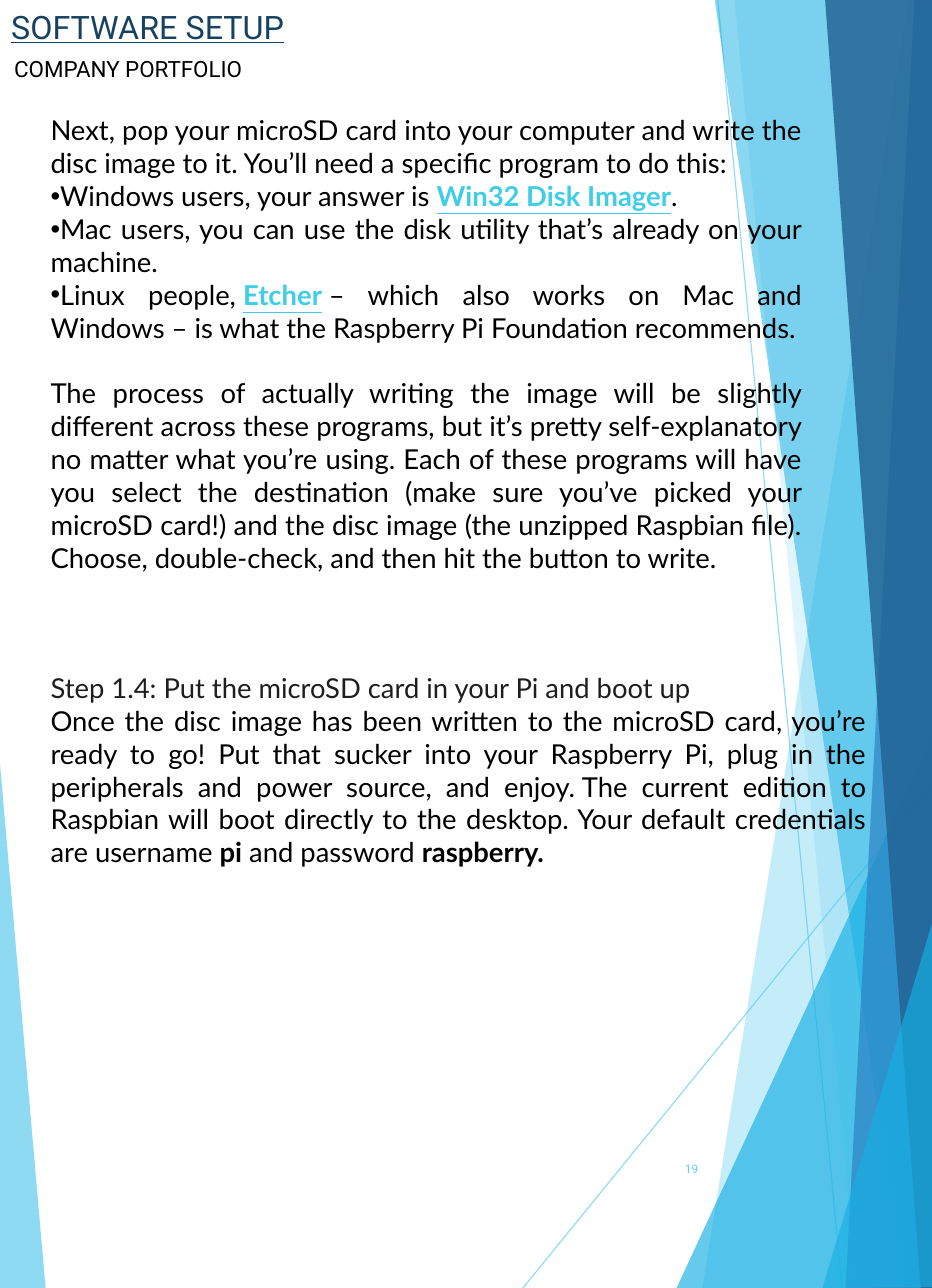
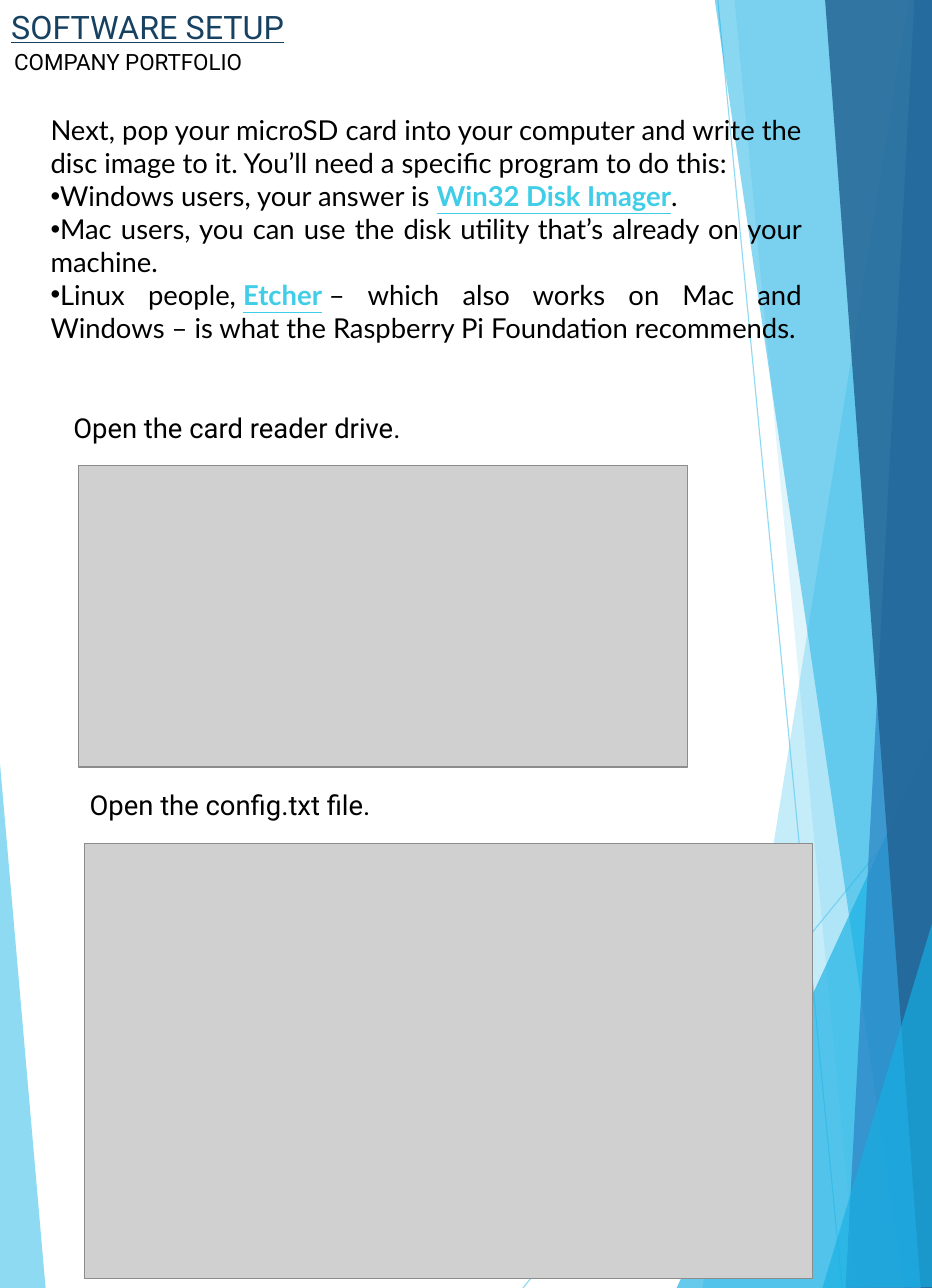
Before and after one commit to itsharsh/SmartMirror-RaspberryPi, a slide deck: slide 30 of Smart Mirror Manual.pptx (slide 19 before the commit). Drawn at 932x1288 pixels with LibreOffice and Linux fonts; fonts in the diff are those of the drawing; grey boxes stand for pictures. Boxes give left, top, right and bottom in pixels: in the first picture for what was removed or moved away, otherwise in the second. Text is boxed around its words. In the diff, an @@ line names an element or a change of style, - is before the commit and + after.

```diff
--- a/Smart Mirror Manual.pptx
+++ b/Smart Mirror Manual.pptx
@@ text "COMPANY PORTFOLIO": place and size @@
-text "COMPANY PORTFOLIO" at (14, 61, 242, 78)
+text "COMPANY PORTFOLIO" at (14, 54, 242, 71)
@@ text at (51, 380, 803, 572): paragraph removed @@
-The process of actually writing the image will be slightly different across these programs, but it’s pretty self-explanatory no matter what you’re using. Each of these programs will have you select the destination (make sure you’ve picked your microSD card!) and the disc image (the unzipped Raspbian file). Choose, double-check, and then hit the button to write.
@@ text added at (73, 417, 400, 444), 18 pt, text #000000 @@
+Open the card reader drive.
@@ picture added at (79, 466, 687, 768) @@
@@ text removed at (51, 677, 866, 867) @@
-Step 1.4: Put the microSD card in your Pi and boot up
-Once the disc image has been written to the microSD card, you’re ready to go! Put that sucker into your Raspberry Pi, plug in the peripherals and power source, and enjoy. The current edition to Raspbian will boot directly to the desktop. Your default credentials are username pi and password raspberry.
@@ text added at (90, 794, 371, 821), 18 pt, text #000000 @@
+Open the config.txt file.
@@ picture added at (84, 843, 812, 1278) @@
@@ page number removed at (685, 1164, 698, 1173) @@
-19
```
Also in this commit, not shown: 16 other slides changed, 22 slides added, 10 slides removed.
